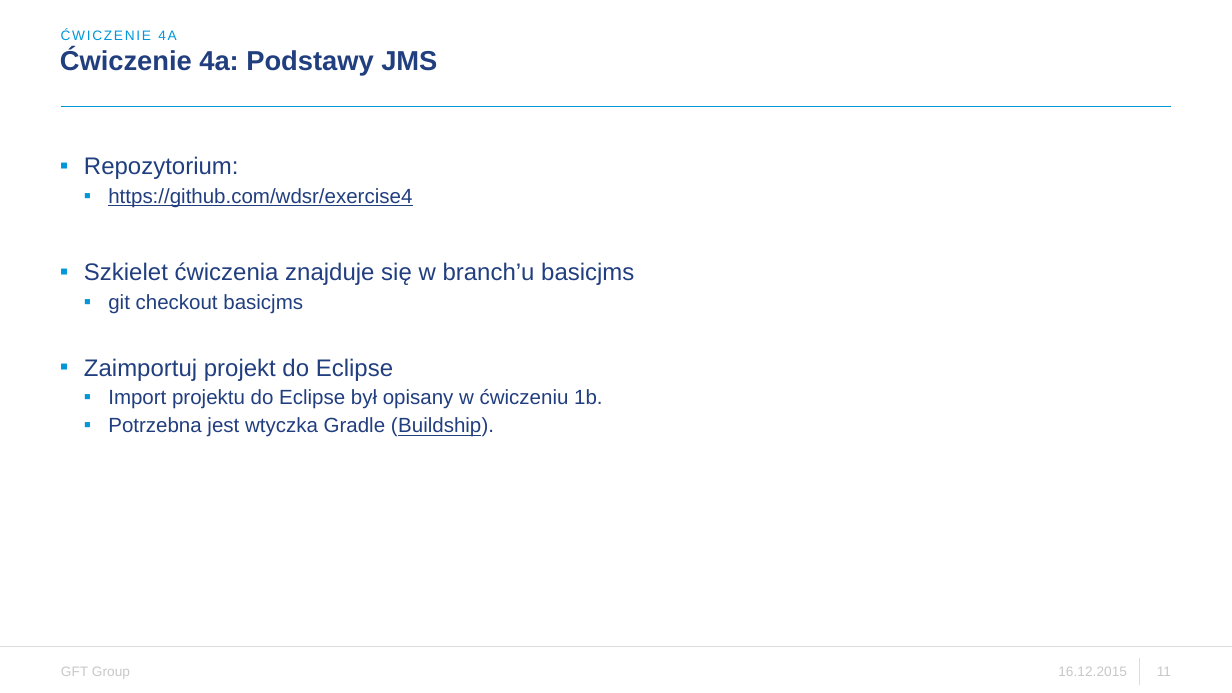
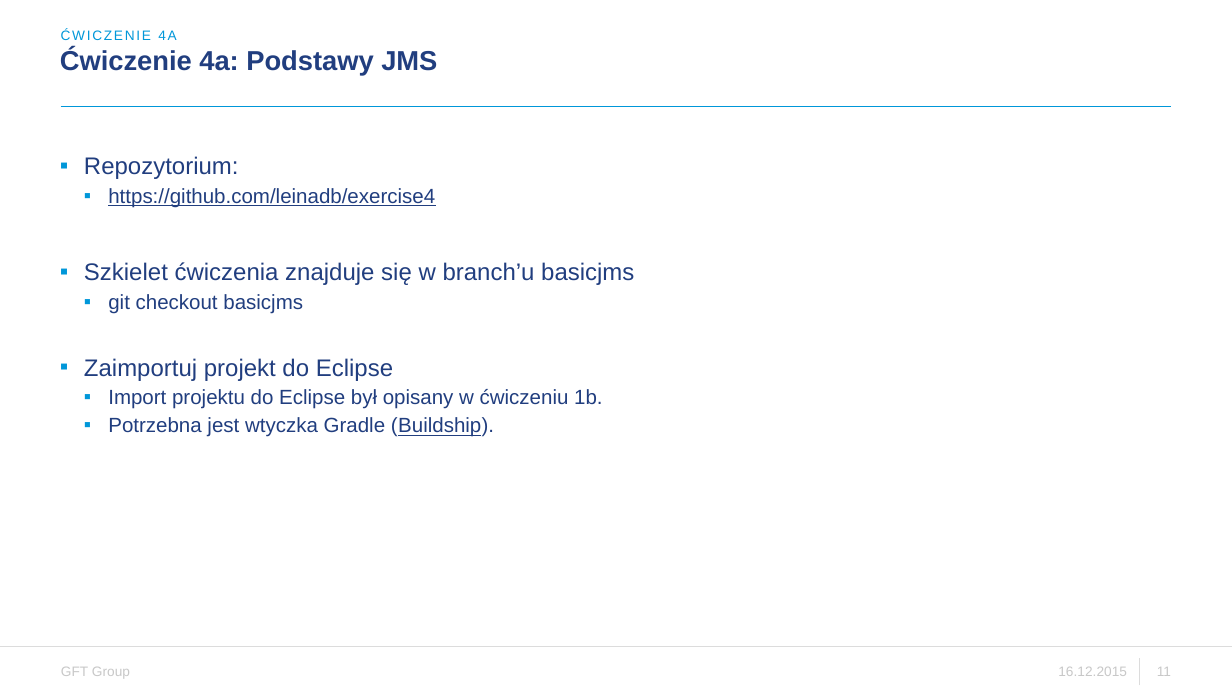
Before and after one commit to zenek24pl/exercise4, a slide deck: slide 11 of WDSR - ćwiczenie 4.pptx. Drawn at 1232x693 pixels with LibreOffice and Linux fonts; fonts in the diff are those of the drawing; background and template pictures are left out. Boxes give left, top, right and bottom in pixels: in the first picture for what was removed or moved away, otherwise in the second. Text is boxed around its words. In the diff, an @@ line names an element or a change of style, - is before the commit and + after.

```diff
--- a/WDSR - ćwiczenie 4.pptx
+++ b/WDSR - ćwiczenie 4.pptx
@@ text at <box>108,188,435,208</box>: text changed @@
-  ▪ https://github.com/wdsr/exercise4
+  ▪ https://github.com/leinadb/exercise4
```
Also in this commit, not shown: 2 other slides changed.
